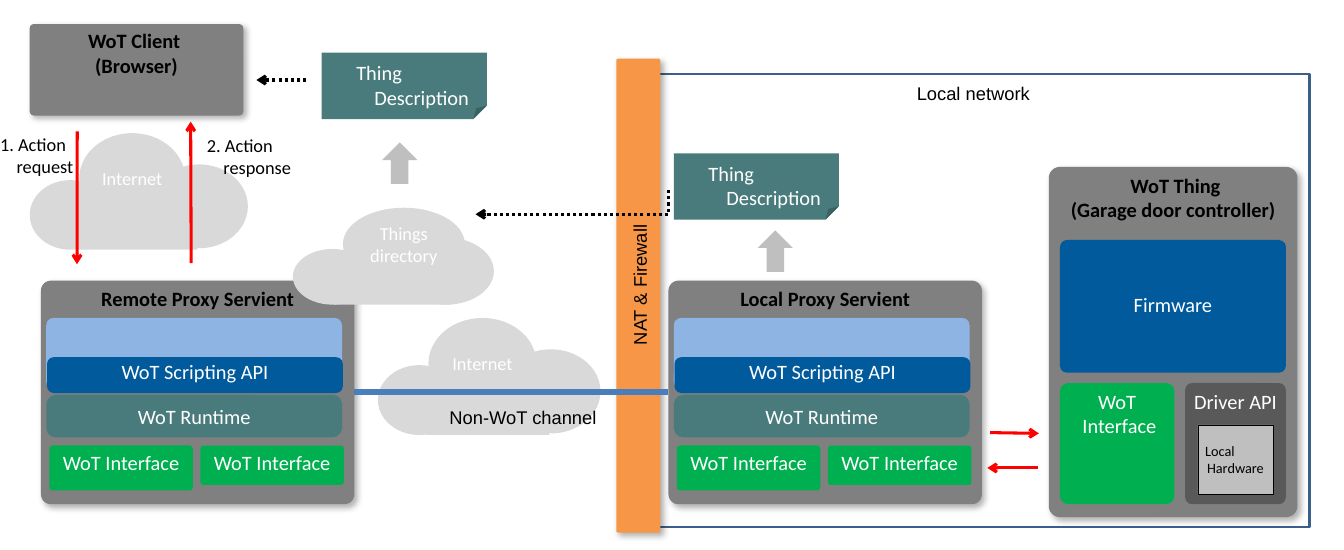
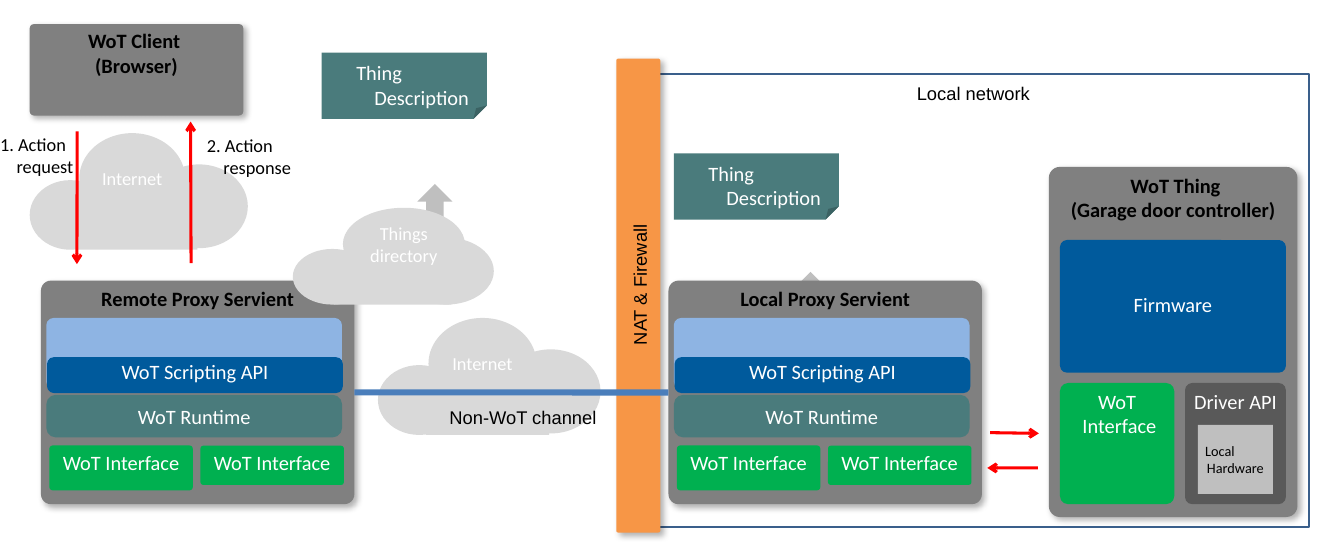
Before and after one commit to w3c/wot-security, a slide deck: slide 6 of images/Security_scenarios.pptx. Drawn at 1344x550 pixels with LibreOffice and Linux fonts; fonts in the diff are those of the drawing. Boxes give left, top, right and bottom in pixels: in the first picture for what was removed or moved away, otherwise in the second. Text is boxed around its words. In the diff, an @@ line names an element or a change of style, - is before the commit and + after.

```diff
--- a/images/Security_scenarios.pptx
+++ b/images/Security_scenarios.pptx
@@ arrow removed from (306, 80) to (257, 80) @@
@@ down arrow: place and size @@
-down arrow at <box>382,142,417,184</box>
+down arrow at <box>417,184,452,226</box>
@@ elbow arrow removed from (669, 190) to (476, 214) @@
@@ down arrow: place and size @@
-down arrow at <box>758,230,793,272</box>
+down arrow at <box>793,272,829,314</box>
@@ line (354, 392) - (669, 392): stroke #4B7EBC 6 pt to #4A7EBB 6.01 pt @@
@@ rectangle "Local" at <box>1198,425,1273,493</box>: outline #000000 0.51 pt to none @@
@@ text in rectangle at <box>1205,446,1264,473</box>: text changed @@
-Local
-Hardware
+Local
+Hardware
```
Also in this commit, not shown: 9 other slides changed, 2 other files.
